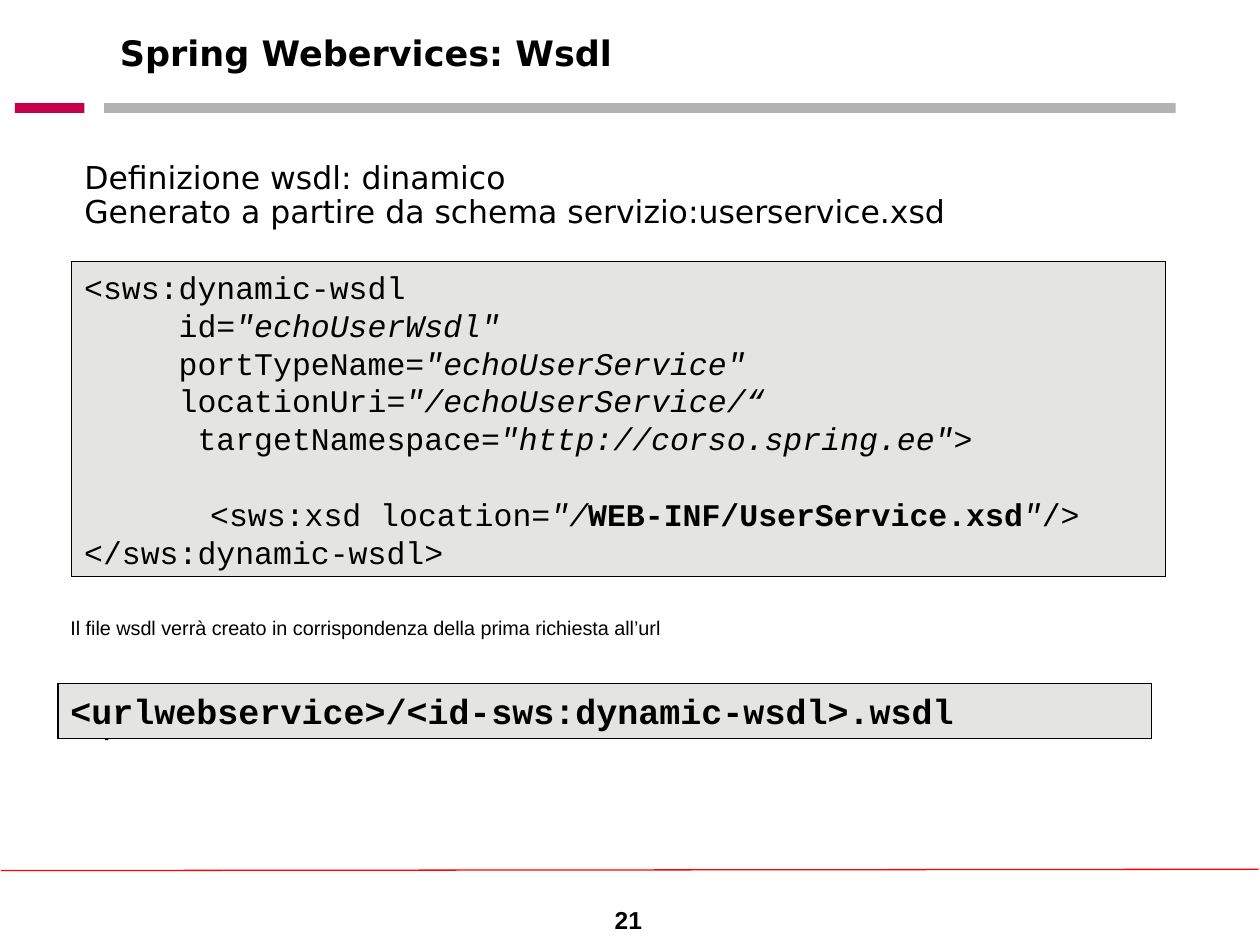
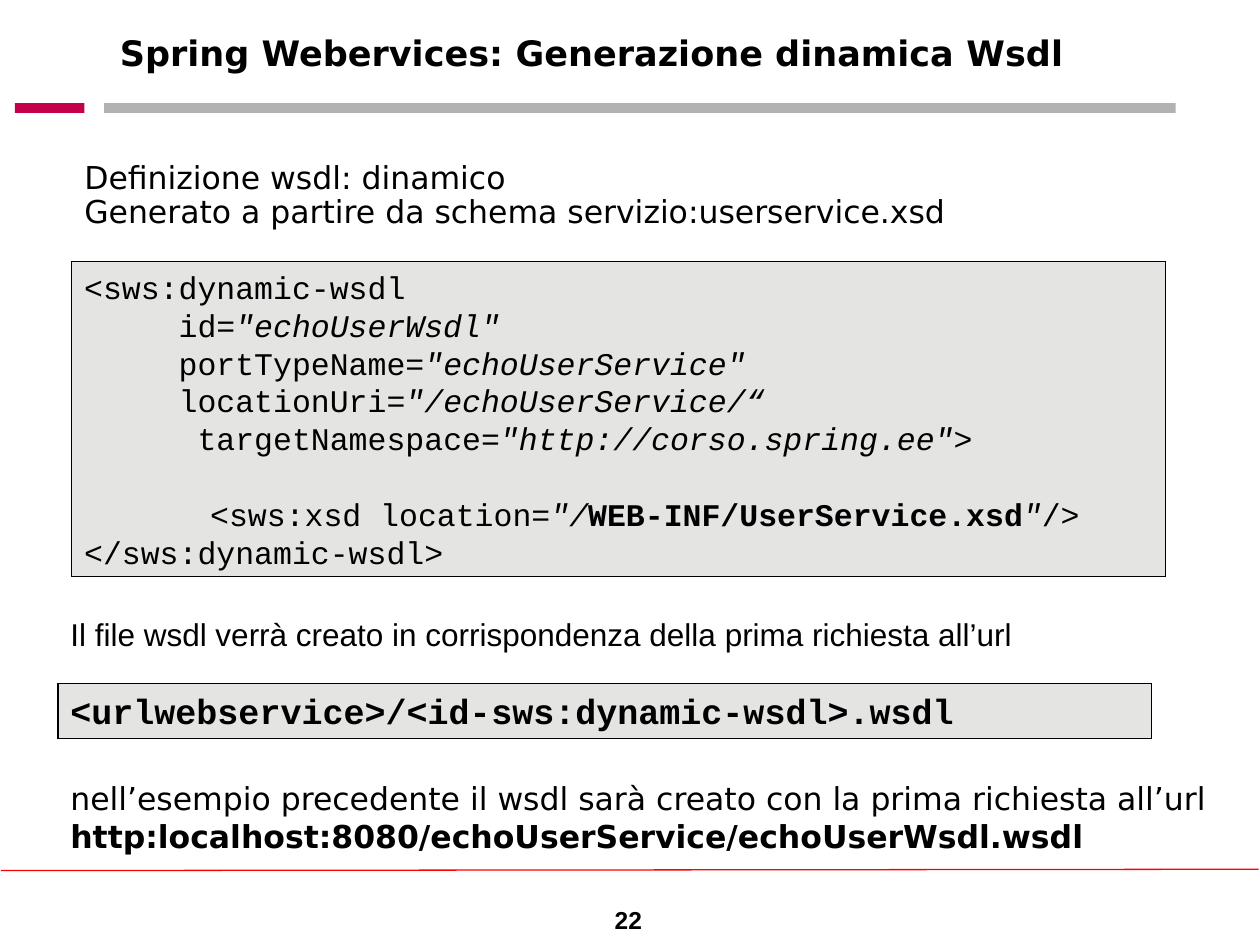
Before and after one commit to stefanofiorenza/SpringWebservices, a slide deck: slide 22 of Docs/Slides/Spring WebServices.ppt (slide 21 before the commit). Drawn at 1260x945 pixels with LibreOffice and Linux fonts; fonts in the diff are those of the drawing; background and template pictures are left out. Boxes give left, top, right and bottom in pixels: in the first picture for what was removed or moved away, otherwise in the second. Text is boxed around its words. In the diff, an @@ line names an element or a change of style, - is before the commit and + after.

```diff
--- a/Docs/Slides/Spring WebServices.ppt
+++ b/Docs/Slides/Spring WebServices.ppt
@@ title at (120,39,1063,74): text changed @@
-Spring Webervices: Wsdl
+Spring Webervices: Generazione dinamica Wsdl
@@ text "Il file wsdl verrà creato ..." at (70,622,1205,855): size 11.2 to 18 pt; line spacing 0.8 to 1 @@
@@ page number at (615,912,642,929): text changed @@
-21
+22
```
Also in this commit, not shown: 3 other slides changed, 3 slides added.
